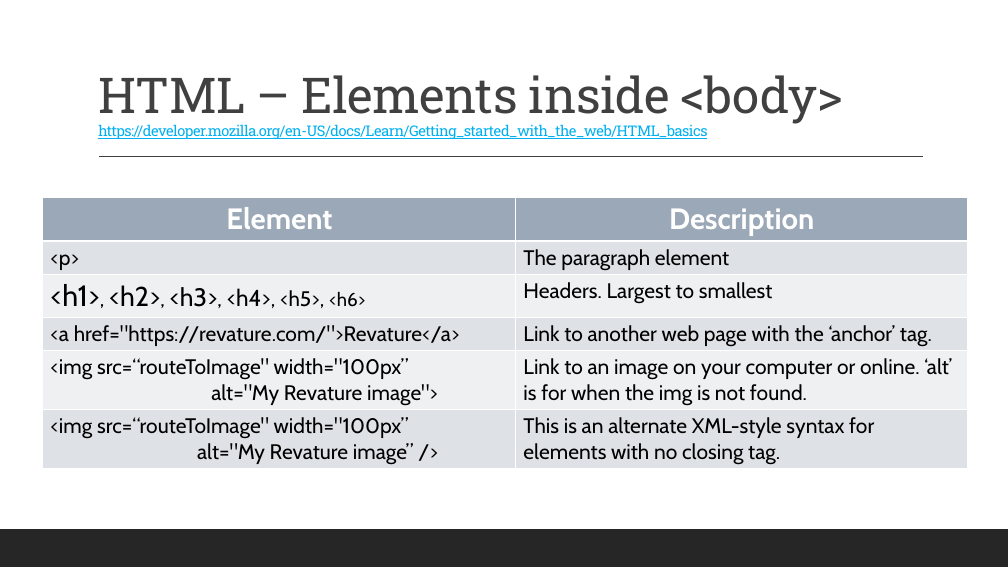
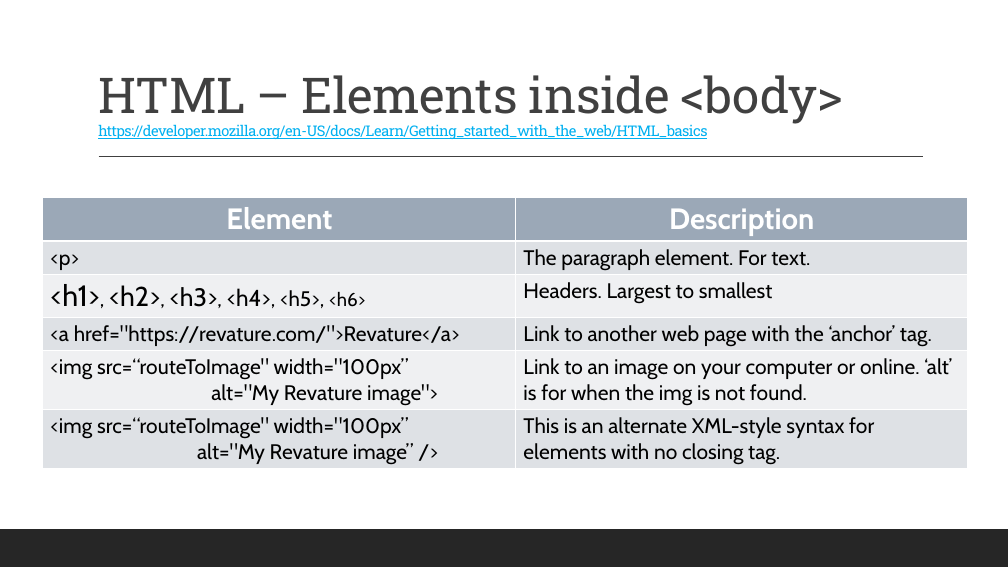
Before and after one commit to 2002-feb24-net/trainer-code, a slide deck: slide 15 of REPO_MarksCodeAndPPTs/DotNetPPTs/dotnetWeek3Ppts/D12_.NET_HTMLFundamentals.pptx. Drawn at 1008x567 pixels with LibreOffice and Linux fonts; fonts in the diff are those of the drawing. Boxes give left, top, right and bottom in pixels: in the first picture for what was removed or moved away, otherwise in the second. Text is boxed around its words. In the diff, an @@ line names an element or a change of style, - is before the commit and + after.

Commit message:
adds HTMLK Fundamentals and MVC Basics

```diff
--- a/REPO_MarksCodeAndPPTs/DotNetPPTs/dotnetWeek3Ppts/D12_.NET_HTMLFundamentals.pptx
+++ b/REPO_MarksCodeAndPPTs/DotNetPPTs/dotnetWeek3Ppts/D12_.NET_HTMLFundamentals.pptx
@@ table at box(43, 198, 968, 469) @@
-row 2, column 2: The paragraph element
+row 2, column 2: The paragraph element. For text.
```
Also in this commit, not shown: 7 other slides changed, 1 slide added, 3 other files.
